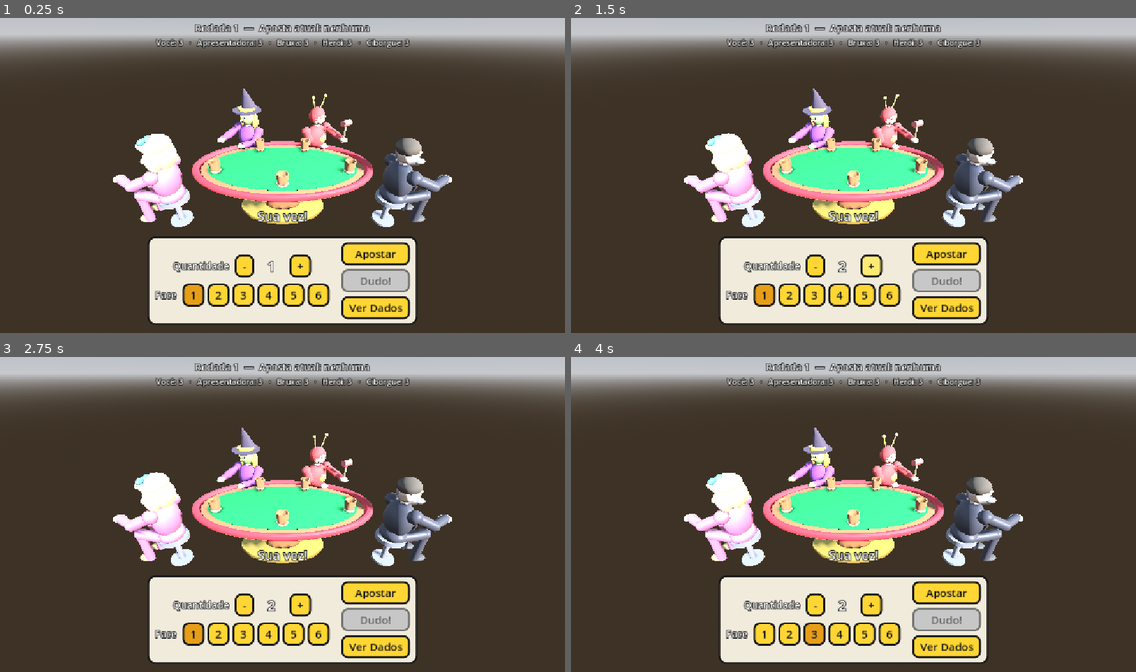
Above: before the commit, frames 1-4 (two rows, left to right).
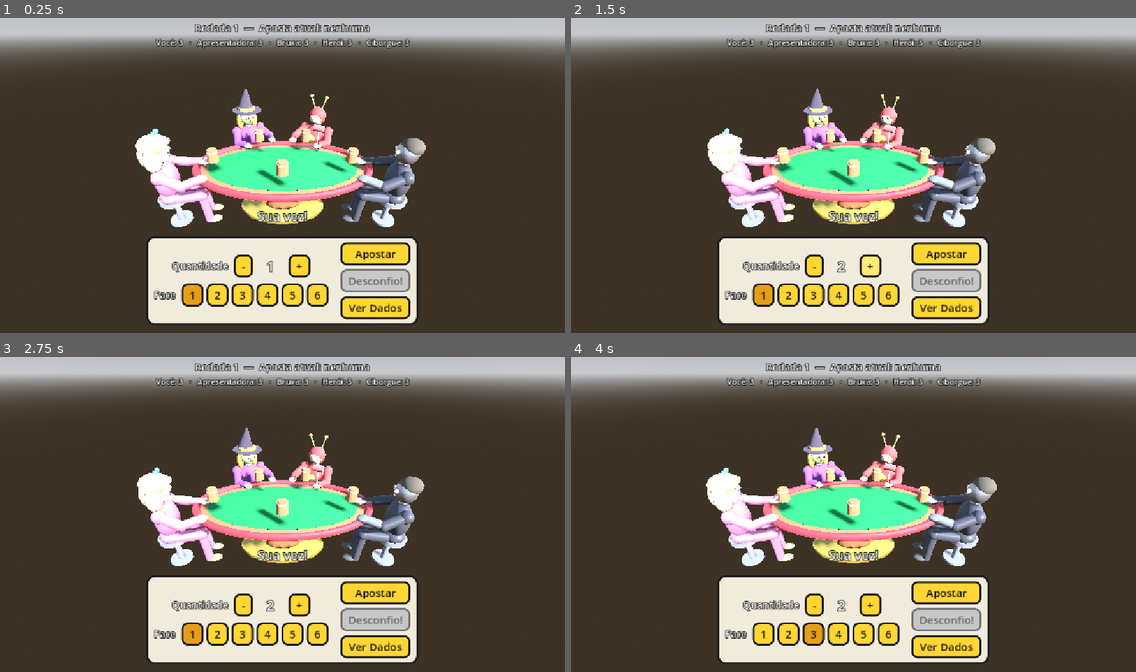
Above: after the commit, the same moments.

Repository: thiegoabcsampaio/DadinhoComico
Game: Godot game, scene res://Scenes/Main.tscn
The game is run twice, just before and just after one commit, with the same random seed, the same clock (stepped at 60 frames per second) and the same inputs.
Inputs:
- Up to frame 1 (0.25 s): no input
- Up to frame 2 (1.5 s): click "-" at 0.5 s; click "+" at 1.25 s
- Up to frame 3 (2.75 s): click "1" at 2 s
- Up to frame 4 (4 s): click "2" at 2.75 s; click "3" at 3.5 s

The runs differ from the first frame. In frame 1, 7.5% of the frame differs, in the area x 20-80%, y 22-98%; in frame 2, 7.4%; in frame 3, 7.4%; in frame 4, 7.5%.

Commit message:
fix: NPCs virados para a mesa, dados escondidos na rodada, nave com X, "Desconfio", copo do jogador
- Main.tscn: rotacoes dos assentos estavam transpostas (Apresentadora e
  Ciborgue de costas); agora +Z de cada modelo aponta para o centro e as
  maos ficam sobre a borda da mesa
- MesaController: dados ficam invisiveis sob o copo durante a rodada
  (cantos atravessavam a parede do copo) e so aparecem em revelar/espiar;
  novo espiar(): Ver Dados inclina o copo do jogador mostrando as faces
- HudController emite ver_dados_alternado; Main liga ao copo do humano
  apenas na fase de apostas
- Nave.glb modelada no Blender (papelao, fita, aletas, janela e X vermelho
  em 3 lados) substitui a nave procedural do PunishmentSystem
- Textos: "Dudo" -> "Desconfio" em dialogues.json e no game bible; os
  identificadores de codigo (dudo_solicitado, acusar_dudo) permanecem
- tools/Screenshot: modo "espiar"

Co-Authored-By: Claude Fable 5.1 <noreply@anthropic.com>
Claude-Session: https://claude.ai/code/session_01KrJF875Dizs3zvuj1SFffF

Diff:
--- a/Scenes/Main.tscn
+++ b/Scenes/Main.tscn
@@ -63,24 +63,24 @@
 transform = Transform3D(1, 0, 0, 0, 1, 0, 0, 0, 1, -1.5, 0, 0.3)
 
 [node name="Apresentadora" parent="Assentos/Assento1" instance=ExtResource("6_apresentadora")]
-transform = Transform3D(-0.19612, 0, -0.98058, 0, 1, 0, 0.98058, 0, -0.19612, 0, 0, 0)
+transform = Transform3D(-0.19612, 0, 0.98058, 0, 1, 0, -0.98058, 0, -0.19612, 0, 0, 0)
 
 [node name="Assento2" type="Marker3D" parent="Assentos"]
 transform = Transform3D(1, 0, 0, 0, 1, 0, 0, 0, 1, -0.6, 0, -1)
 
 [node name="Bruxa" parent="Assentos/Assento2" instance=ExtResource("7_bruxa")]
-transform = Transform3D(0.85749, 0, -0.5145, 0, 1, 0, 0.5145, 0, 0.85749, 0, 0, 0)
+transform = Transform3D(0.85749, 0, 0.5145, 0, 1, 0, -0.5145, 0, 0.85749, 0, 0, 0)
 
 [node name="Assento3" type="Marker3D" parent="Assentos"]
 transform = Transform3D(1, 0, 0, 0, 1, 0, 0, 0, 1, 0.6, 0, -1)
 
 [node name="Heroi" parent="Assentos/Assento3" instance=ExtResource("8_heroi")]
-transform = Transform3D(0.85749, 0, 0.5145, 0, 1, 0, -0.5145, 0, 0.85749, 0, 0, 0)
+transform = Transform3D(0.85749, 0, -0.5145, 0, 1, 0, 0.5145, 0, 0.85749, 0, 0, 0)
 
 [node name="Assento4" type="Marker3D" parent="Assentos"]
 transform = Transform3D(1, 0, 0, 0, 1, 0, 0, 0, 1, 1.5, 0, 0.3)
 
 [node name="Ciborgue" parent="Assentos/Assento4" instance=ExtResource("9_ciborgue")]
-transform = Transform3D(-0.19612, 0, 0.98058, 0, 1, 0, -0.98058, 0, -0.19612, 0, 0, 0)
+transform = Transform3D(-0.19612, 0, -0.98058, 0, 1, 0, 0.98058, 0, -0.19612, 0, 0, 0)
 
 [node name="HUD" parent="." instance=ExtResource("5_hud")]
--- a/Scripts/HudController.gd
+++ b/Scripts/HudController.gd
@@ -13,6 +13,8 @@
 signal acelerar_alternado(ativo: bool)
 ## Encerrar a partida atual / começar um novo jogo.
 signal encerrar_solicitado()
+## Botão Ver Dados ligado/desligado (o copo do jogador espia na mesa 3D).
+signal ver_dados_alternado(ativo: bool)
 
 const CENA_BALAO := preload("res://Scenes/BalaoDialogo.tscn")
 const DURACAO_BALAO := 2.5
@@ -74,7 +76,9 @@
 		botao.pressed.connect(_definir_face.bind(i + DiceSystem.FACE_MIN))
 	_botao_apostar.pressed.connect(func() -> void: aposta_solicitada.emit(_quantidade, _face))
 	_botao_dudo.pressed.connect(func() -> void: dudo_solicitado.emit())
-	_botao_ver_dados.toggled.connect(func(ativo: bool) -> void: _painel_dados.visible = ativo)
+	_botao_ver_dados.toggled.connect(func(ativo: bool) -> void:
+		_painel_dados.visible = ativo
+		ver_dados_alternado.emit(ativo))
 	_painel_dados.visible = false
 	_label_status.text = ""
 	habilitar_vez(false)
--- a/Scripts/Main.gd
+++ b/Scripts/Main.gd
@@ -69,6 +69,7 @@
 	hud.dudo_solicitado.connect(_ao_humano_dudo)
 	hud.acelerar_alternado.connect(_ao_alternar_aceleracao)
 	hud.encerrar_solicitado.connect(_reiniciar_partida)
+	hud.ver_dados_alternado.connect(_ao_espiar)
 	jogo.aposta_feita.connect(_ao_apostar)
 	jogo.dudo_declarado.connect(_ao_declarar_dudo)
 	jogo.dudo_resolvido.connect(_ao_resolver_dudo)
@@ -99,10 +100,6 @@
 	if jogo.jogo_acabou():
 		return
 	jogo.iniciar_rodada()
-	var quantidades := {}
-	for id in _controladores.keys() + [JOGADOR_HUMANO]:
-		quantidades[id] = jogo.dados.quantidade_dados(id)
-	mesa.atualizar_contagens(quantidades)
 	mesa.agitar()
 	Sfx.tocar("Dado_Agitar")
 	_processar_turno()
@@ -157,6 +154,14 @@
 		_processar_turno()
 
 
+## Ver Dados: o copo do jogador inclina e mostra os próprios dados.
+## Fora da fase de apostas (revelação em curso) só é permitido esconder.
+func _ao_espiar(ativo: bool) -> void:
+	if ativo and not jogo.estado.esta_em(StateManager.Estado.APOSTANDO):
+		return
+	mesa.espiar(JOGADOR_HUMANO, jogo.ver_dados(JOGADOR_HUMANO), ativo)
+
+
 func _ao_humano_dudo() -> void:
 	# A resolução dispara dudo_resolvido -> _ao_resolver_dudo.
 	if jogo.acusar_dudo(JOGADOR_HUMANO):
--- a/Scripts/MesaController.gd
+++ b/Scripts/MesaController.gd
@@ -37,17 +37,20 @@
 	_rng.randomize()
 
 
-## Início de rodada: copos descem (se estavam levantados) e chacoalham.
+## Início de rodada: dados somem sob o copo, copos descem e chacoalham.
+## Os dados só voltam a aparecer em [method revelar] ou [method espiar].
 func agitar() -> void:
 	for copo in _copos.get_children():
 		if not copo.visible:
 			continue
+		for i in 3:
+			copo.get_node("Dado%d" % i).visible = false
 		var modelo: Node3D = copo.get_node("Modelo")
 		_parar(copo)
 		var tween := create_tween()
 		_tweens[copo.name] = tween
 		tween.tween_property(modelo, "position:y", ALTURA_COPO, 0.25).set_ease(Tween.EASE_IN)
-		tween.parallel().tween_property(modelo, "rotation:z", 0.0, 0.25)
+		tween.parallel().tween_property(modelo, "rotation", Vector3.ZERO, 0.25)
 		for i in 5:
 			var dx := _rng.randf_range(-0.02, 0.02)
 			var dz := _rng.randf_range(-0.02, 0.02)
@@ -72,17 +75,33 @@
 		var tween := create_tween()
 		_tweens[copo.name] = tween
 		tween.tween_property(modelo, "position:y", ALTURA_COPO + ALTURA_REVELACAO, 0.35).set_trans(Tween.TRANS_BACK).set_ease(Tween.EASE_OUT)
-		tween.parallel().tween_property(modelo, "rotation:z", deg_to_rad(-20.0), 0.35)
+		tween.parallel().tween_property(modelo, "rotation", Vector3(0.0, 0.0, deg_to_rad(-20.0)), 0.35)
 
 
-## Quantos dados cada copo mostra (jogador_id -> quantidade).
-func atualizar_contagens(quantidades: Dictionary) -> void:
-	for id in quantidades:
-		var copo := _copo(id)
-		if copo == null:
-			continue
+## O jogador espia os próprios dados: o copo inclina e mostra as faces
+## ([faces] = DiceSystem.ver_dados). Com [ativo] falso, volta a esconder.
+func espiar(jogador_id: int, faces: Array, ativo: bool) -> void:
+	var copo := _copo(jogador_id)
+	if copo == null or not copo.visible:
+		return
+	var modelo: Node3D = copo.get_node("Modelo")
+	_parar(copo)
+	var tween := create_tween()
+	_tweens[copo.name] = tween
+	if ativo:
 		for i in 3:
-			copo.get_node("Dado%d" % i).visible = i < int(quantidades[id])
+			var dado: Node3D = copo.get_node("Dado%d" % i)
+			dado.visible = i < faces.size()
+			if i < faces.size():
+				_virar_dado(dado, faces[i])
+		tween.tween_property(modelo, "position:y", ALTURA_COPO + 0.16, 0.3).set_trans(Tween.TRANS_BACK).set_ease(Tween.EASE_OUT)
+		tween.parallel().tween_property(modelo, "rotation:x", deg_to_rad(-40.0), 0.3)
+	else:
+		tween.tween_property(modelo, "position:y", ALTURA_COPO, 0.25).set_ease(Tween.EASE_IN)
+		tween.parallel().tween_property(modelo, "rotation:x", 0.0, 0.25)
+		tween.tween_callback(func() -> void:
+			for i in 3:
+				copo.get_node("Dado%d" % i).visible = false)
 
 
 ## Jogador eliminado: copo e dados somem da mesa.
--- a/Scripts/PunishmentSystem.gd
+++ b/Scripts/PunishmentSystem.gd
@@ -7,7 +7,8 @@
 ## Game Bible; o humano leva torta na cara (overlay 2D). Todos os efeitos
 ## são procedurais (sem assets extras) e se limpam sozinhos.
 
-const COR_PAPELAO := Color(0.5, 0.33, 0.16)
+## Nave de papelão com o X gigante (Assets/Source/Personagens.blend).
+const CENA_NAVE := preload("res://Assets/Models/Nave.glb")
 const COR_GOSMA := Color(0.35, 0.9, 0.2)
 const COR_CREME := Color(1.0, 0.96, 0.85)
 
@@ -32,10 +33,10 @@
 ## Uma nave espacial de papelão desce, engole a apresentadora e decola.
 func _nave_de_papelao(alvo: Node3D) -> void:
 	Sfx.tocar("Castigo_Nave")
-	var nave := _montar_nave()
+	var nave: Node3D = CENA_NAVE.instantiate()
 	alvo.add_child(nave)
 	nave.position = Vector3(0.0, 4.0, 0.0)
-	nave.scale = Vector3.ONE * 0.6
+	nave.scale = Vector3.ONE * 0.65
 
 	var tween := create_tween()
 	tween.tween_property(nave, "position:y", 0.0, 0.9).set_trans(Tween.TRANS_BOUNCE).set_ease(Tween.EASE_OUT)
@@ -46,52 +47,6 @@
 	tween.tween_callback(func() -> void:
 		nave.queue_free()
 		_esconder(alvo))
-
-
-func _montar_nave() -> Node3D:
-	var nave := Node3D.new()
-	var papelao := _material(COR_PAPELAO, 0.9)
-	var corpo := MeshInstance3D.new()
-	var cil := CylinderMesh.new()
-	cil.top_radius = 0.32
-	cil.bottom_radius = 0.42
-	cil.height = 1.3
-	cil.radial_segments = 10
-	corpo.mesh = cil
-	corpo.material_override = papelao
-	corpo.position.y = 0.75
-	nave.add_child(corpo)
-
-	var bico := MeshInstance3D.new()
-	var cone := CylinderMesh.new()
-	cone.top_radius = 0.0
-	cone.bottom_radius = 0.34
-	cone.height = 0.6
-	cone.radial_segments = 10
-	bico.mesh = cone
-	bico.material_override = papelao
-	bico.position.y = 1.7
-	nave.add_child(bico)
-
-	for i in 3:
-		var aleta := MeshInstance3D.new()
-		var caixa := BoxMesh.new()
-		caixa.size = Vector3(0.04, 0.45, 0.32)
-		aleta.mesh = caixa
-		aleta.material_override = _material(Color(0.85, 0.2, 0.2), 0.8)
-		aleta.position = Vector3(0.0, 0.25, 0.0) + Vector3(0.5, 0.0, 0.0).rotated(Vector3.UP, i * TAU / 3.0)
-		aleta.rotation.y = i * TAU / 3.0
-		nave.add_child(aleta)
-
-	var janela := MeshInstance3D.new()
-	var esfera := SphereMesh.new()
-	esfera.radius = 0.12
-	esfera.height = 0.24
-	janela.mesh = esfera
-	janela.material_override = _material(Color(0.5, 0.85, 1.0), 0.2)
-	janela.position = Vector3(0.0, 1.0, 0.34)
-	nave.add_child(janela)
-	return nave
 
 
 # ------------------------------------------------------------------------ Bruxa
--- a/dialogues.json
+++ b/dialogues.json
@@ -3,7 +3,7 @@
 		"nome_jogador": "Você",
 		"sua_vez": "Sua vez!",
 		"vez_de": "Vez de %s...",
-		"dudo": "DUDO!",
+		"dudo": "DESCONFIO!",
 		"info_rodada": "Rodada %d  —  Aposta atual: %s",
 		"sem_aposta": "nenhuma",
 		"info_aposta": "%s (%s)",
@@ -14,7 +14,7 @@
 		"eliminado": "%s ficou sem dados! CASTIGO!",
 		"vencedor": "Fim de jogo — %s venceu!",
 		"botao_apostar": "Apostar",
-		"botao_dudo": "Dudo!",
+		"botao_dudo": "Desconfio!",
 		"botao_ver_dados": "Ver Dados",
 		"titulo_quantidade": "Quantidade",
 		"titulo_face": "Face",
@@ -33,9 +33,9 @@
 			"Vamos animar essa mesa: {aposta}!"
 		],
 		"insultos": [
-			"Ai, {nome}, mentira tem perna curta, baixinho! Dudo!",
-			"Dudo! A tia percebe quando um baixinho tá inventando história!",
-			"Isso não vale, {nome}! Dudo, dudo, dudo!"
+			"Ai, {nome}, mentira tem perna curta, baixinho! Desconfio!",
+			"Desconfio! A tia percebe quando um baixinho tá inventando história!",
+			"Isso não vale, {nome}! Desconfio, desconfio, desconfio!"
 		],
 		"defesas": [
 			"Eu? Mentindo? A tia nunca mentiria pros baixinhos!",
@@ -61,9 +61,9 @@
 			"Vixe, minha bola de cristal falou: {aposta}!"
 		],
 		"insultos": [
-			"Dudo, {nome}! Mentira de jacaré eu farejo de longe!",
-			"Ocê tá mentindo, e eu vou provar: dudo, viu!",
-			"Rima pra ocê, {nome}: quem mente, se arrepende! Dudo!"
+			"Desconfio, {nome}! Mentira de jacaré eu farejo de longe!",
+			"Ocê tá mentindo, e eu vou provar: desconfio, viu!",
+			"Rima pra ocê, {nome}: quem mente, se arrepende! Desconfio!"
 		],
 		"defesas": [
 			"Eu, mentindo? Cruz-credo, {nome}!",
@@ -89,9 +89,9 @@
 			"Mais vale um dado na mão do que dois voando: {aposta}!"
 		],
 		"insultos": [
-			"Suspeitei desde o primeiro dado, {nome}! Dudo!",
-			"Dudo! Meu martelo biônico detecta mentiras a quilômetros!",
-			"Como diz o ditado: quem mente uma vez, cai do cavalo! Dudo, {nome}!"
+			"Suspeitei desde o primeiro dado, {nome}! Desconfio!",
+			"Desconfio! Meu martelo biônico detecta mentiras a quilômetros!",
+			"Como diz o ditado: quem mente uma vez, cai do cavalo! Desconfio, {nome}!"
 		],
 		"defesas": [
 			"Calma, {nome}, calma! Que não cunda o pânico!",
@@ -117,9 +117,9 @@
 			"{aposta}. Meus sensores não mentem. Eu, talvez."
 		],
 		"insultos": [
-			"Hasta la vista, dadinho. Dudo, {nome}.",
-			"Dudo. Sua aposta viola três leis da estatística.",
-			"Detectada anomalia na sua história, {nome}. Dudo."
+			"Hasta la vista, dadinho. Desconfio, {nome}.",
+			"Desconfio. Sua aposta viola três leis da estatística.",
+			"Detectada anomalia na sua história, {nome}. Desconfio."
 		],
 		"defesas": [
 			"Acusação registrada. Resultado previsto: você perde, {nome}.",
--- a/tools/Screenshot.gd
+++ b/tools/Screenshot.gd
@@ -3,7 +3,8 @@
 ## um PNG da câmera fixa. Uso:
 ##   godot --path . tools/Screenshot.tscn -- <png> [modo] [frames]
 ## modo: "jogo" (padrão), "revelacao" (copos levantados com faces),
-## "castigos" (dispara o castigo dos 4 NPCs) ou "torta" (castigo do humano).
+## "castigos" (dispara o castigo dos 4 NPCs), "torta" (castigo do humano)
+## ou "espiar" (copo do jogador inclinado mostrando os dados).
 
 func _ready() -> void:
 	var args := OS.get_cmdline_user_args()
@@ -24,6 +25,8 @@
 				main._castigar(id)
 		"torta":
 			main._castigar(main.JOGADOR_HUMANO)
+		"espiar":
+			main.mesa.espiar(main.JOGADOR_HUMANO, [2, 5, 6], true)
 	for i in frames:
 		await get_tree().process_frame
 	get_viewport().get_texture().get_image().save_png(destino)
Binary file added: Assets/Models/Nave.glb
Not shown, added: Assets/Models/Nave.glb.import
Not shown, changed: Assets/Source/Personagens.blend
Not shown, changed: docs/game_bible.md
Not shown, changed: docs/project_structure.md
